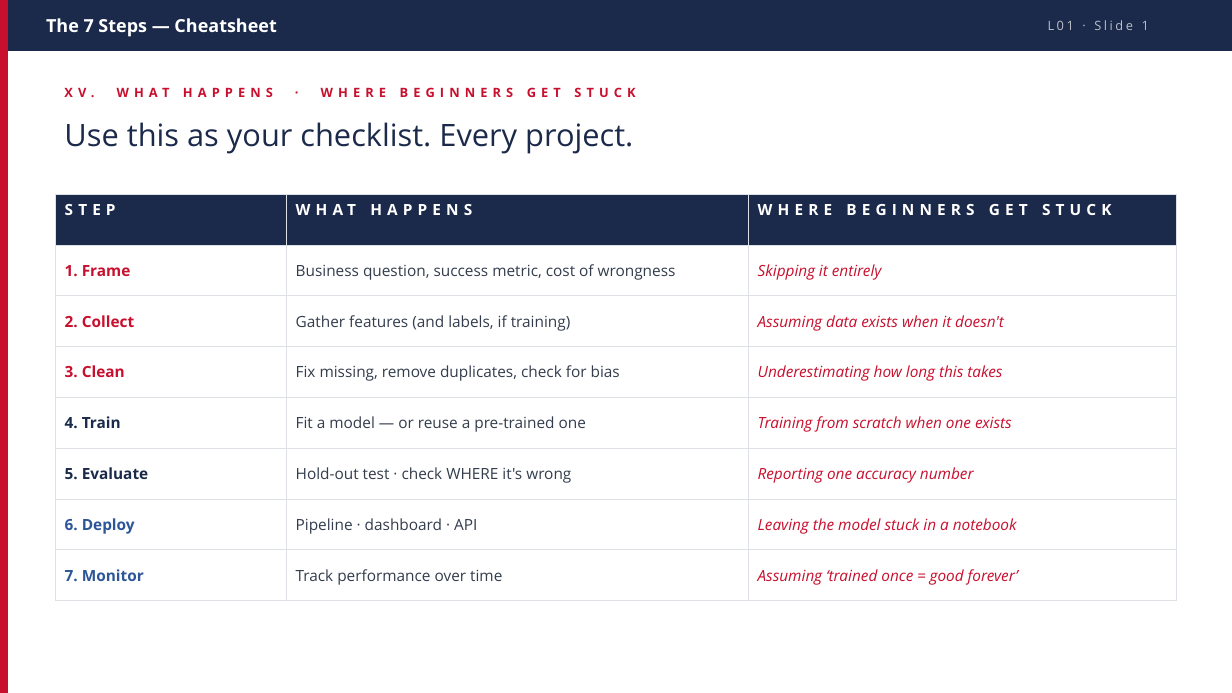
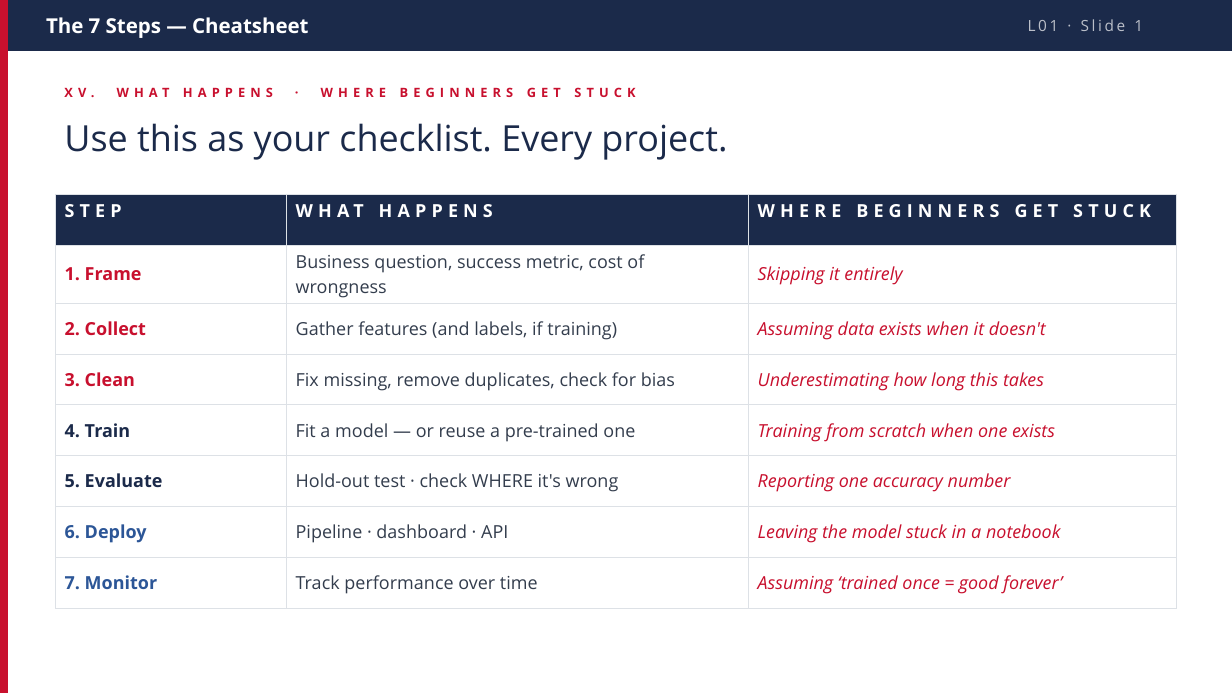
Before and after one commit to flexfengfeng/dsai-m3-ml-genai, a slide deck: slide 18 of L01-intro-ml/slides/L01_slides_ntu_web.pptx. Drawn at 1232x693 pixels with LibreOffice and Linux fonts; fonts in the diff are those of the drawing. Boxes give left, top, right and bottom in pixels: in the first picture for what was removed or moved away, otherwise in the second. Text is boxed around its words. In the diff, an @@ line names an element or a change of style, - is before the commit and + after.

```diff
--- a/L01-intro-ml/slides/L01_slides_ntu_web.pptx
+++ b/L01-intro-ml/slides/L01_slides_ntu_web.pptx
@@ text "The 7 Steps — Cheatsheet" at (46, 17, 309, 38): size 14 to 16 pt @@
@@ text "L01 · Slide 18/22" at (1028, 19, 1185, 31): size 10 to 12 pt @@
@@ text "Use this as your checklist. ..." at (64, 123, 727, 160): size 24 to 28 pt @@
@@ table at (55, 194, 1177, 598) @@
@@ size 12 to 14 pt @@
```
Also in this commit, not shown: 21 other slides changed.
